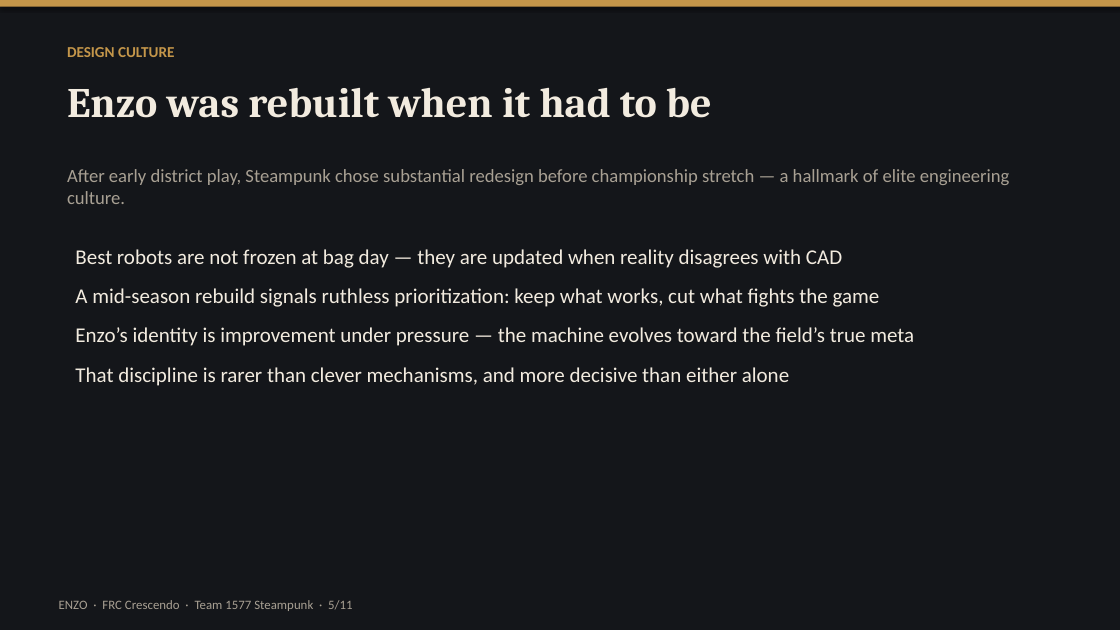
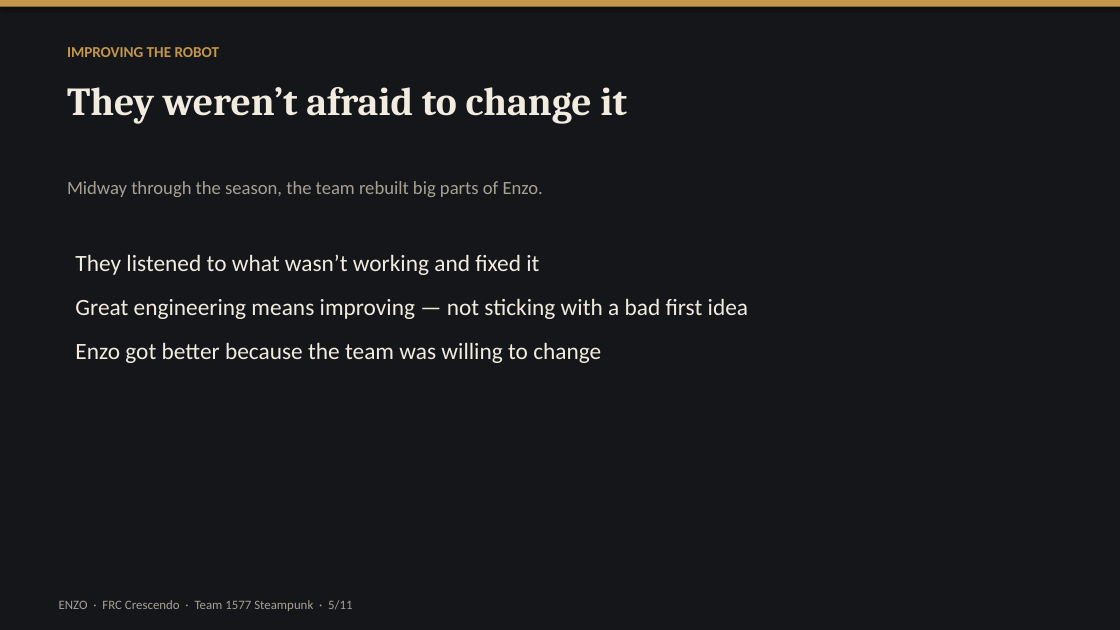
Before and after one commit to SivaBKPalla/ChittrChattr, a slide deck: slide 5 of enzo-presentation/Enzo_Crescendo_Presentation.pptx. Drawn at 1120x630 pixels with LibreOffice and Linux fonts; fonts in the diff are those of the drawing. Boxes give left, top, right and bottom in pixels: in the first picture for what was removed or moved away, otherwise in the second. Text is boxed around its words. In the diff, an @@ line names an element or a change of style, - is before the commit and + after.

```diff
--- a/enzo-presentation/Enzo_Crescendo_Presentation.pptx
+++ b/enzo-presentation/Enzo_Crescendo_Presentation.pptx
@@ text at (x1=67, y1=47, x2=219, y2=57): text changed @@
-DESIGN CULTURE
+IMPROVING THE ROBOT
@@ text at (x1=67, y1=87, x2=627, y2=124): text changed; size 36 to 34 pt @@
-Enzo was rebuilt when it had to be
+They weren’t afraid to change it
@@ text at (x1=67, y1=181, x2=543, y2=197): text changed @@
-After early district play, Steampunk chose substantial redesign before championship stretch — a hallmark of elite engineering culture.
+Midway through the season, the team rebuilt big parts of Enzo.
@@ text at (x1=75, y1=254, x2=748, y2=363): text changed; size 18 to 20 pt @@
-Best robots are not frozen at bag day — they are updated when reality disagrees with CAD
-A mid-season rebuild signals ruthless prioritization: keep what works, cut what fights the game
-Enzo’s identity is improvement under pressure — the machine evolves toward the field’s true meta
-That discipline is rarer than clever mechanisms, and more decisive than either alone
+They listened to what wasn’t working and fixed it
+Great engineering means improving — not sticking with a bad first idea
+Enzo got better because the team was willing to change
```
Also in this commit, not shown: 8 other slides changed, 2 slides added, 2 slides removed, 5 other files.
